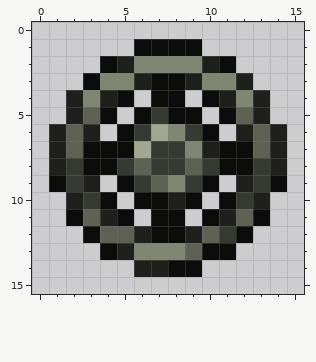
One commit to this pixel-art sprite: content/Entities/Vehicles/Wheels/wheel.metal.00.png. Above is the file before it was changed.
The file is 16x16 pixels.
The result:
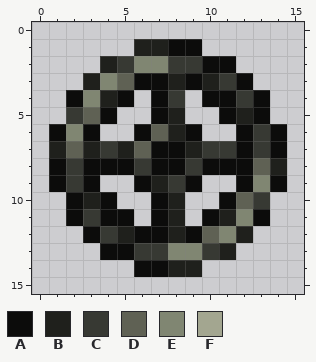
Palette (. is transparent): A #0c0c0b  B #1f201c  C #373933  D #5f6154  E #808672  F #a3a690
The exact change:
Changed rows in their new state; - is an unchanged pixel.
first column x 1:
 1 -----BB-------
 2 ---BC--CCA----
 3 --B-DA-BABCA--
 4 -A-----C--ACA-
 5 -C---.AB.--BA-
 6 AEA-.ADBA.-ACA
 7 --BCBDAABCC-CA
 8 A---ACAACA--D-
 9 --A-.ABCA.-AE-
10 -AB--.--.--DC-
11 --CA---B---E--
12 ---CBA-BA-EB--
13 ----ACC-ECB---
14 -----AABB-----
